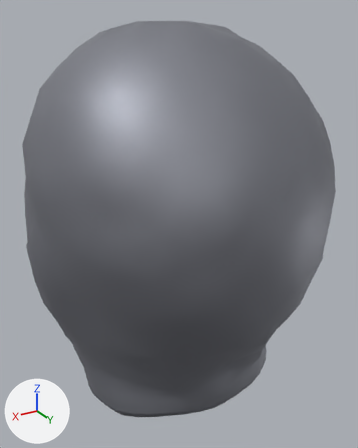
Renders of the glTF model assets/armor/armure_capuchon_mailles.glb from each side of a commit.
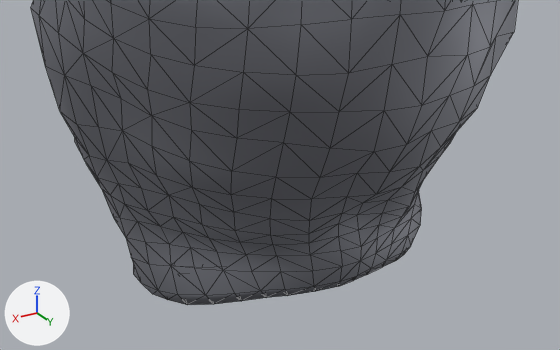
There are two pictures of each version: one whole from a 50 mm lens placed at (0.16, 0.267, 1.788), pointed at (-0.009, -0.014, 1.647), one close up from a 50 mm lens placed at (0.17, 0.283, 1.713), pointed at (0.006, 0.012, 1.577). Arrows for +X, +Y and +Z are at lower left; the lights stay in place. The older version's two pictures come first. The close-ups show mesh edges as thin lines. Vertices at exactly the same position are counted once.

In view in the first close-up: 'armure_capuchon_mailles'.
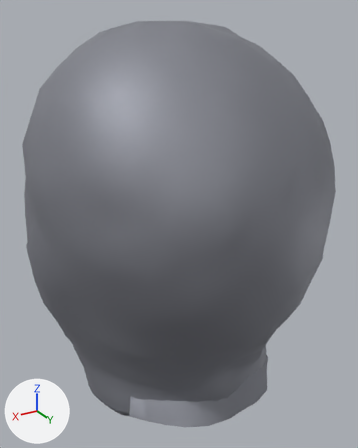
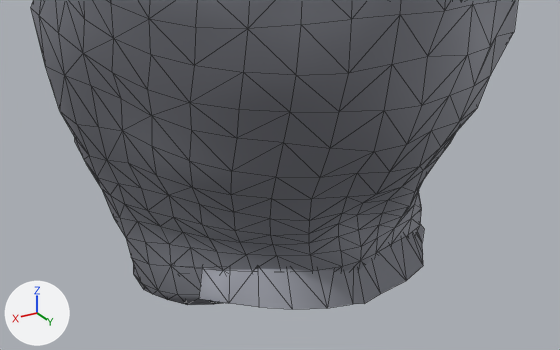
Changed parts and their boxes [x1, y1, x2, y2] in the close-ups (560 x 350 px):
```json
{"object": "armure_capuchon_mailles", "change": "reshaped", "before": [31, 0, 518, 305], "after": [31, 0, 518, 309]}
{"part": 1, "of": "me_armure_capuchon_mailles", "change": "added", "after": [136, 224, 424, 309]}
```

Edits to the scene script, one JSON object a line:
```json
{"block": "me_armure_capuchon_mailles", "where": "# used by ob_armure_capuchon_mailles; location = (0.0, 0.0, 0.0)"}
{"op": "remove", "block": "me_armure_capuchon_mailles", "code": "me_armure_capuchon_mailles.from_pydata(...)  # 713 vertices, 1312 faces; spans x -0.099..0.099, y -0.135..0.101, z 1.501..1.783"}
{"op": "add", "block": "me_armure_capuchon_mailles", "code": "me_armure_capuchon_mailles.from_pydata(...)  # 735 vertices, 1356 faces; spans x -0.099..0.099, y -0.135..0.101, z 1.501..1.783"}
{"block": "me_armure_capuchon_mailles", "change": "me_armure_capuchon_mailles part 1"}
{"block": "me_armure_capuchon_mailles", "change": "22 vertices are added at x -0.06..0.06, y -0.062..0.071, z 1.514..1.546"}
{"block": "me_armure_capuchon_mailles", "change": "44 new faces join them"}
```
